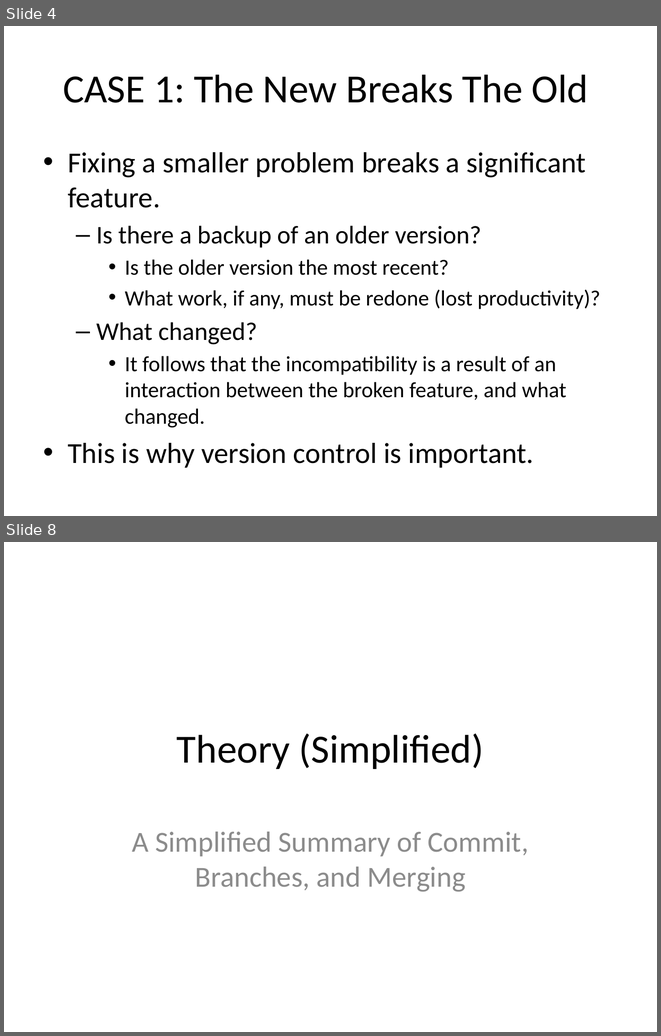
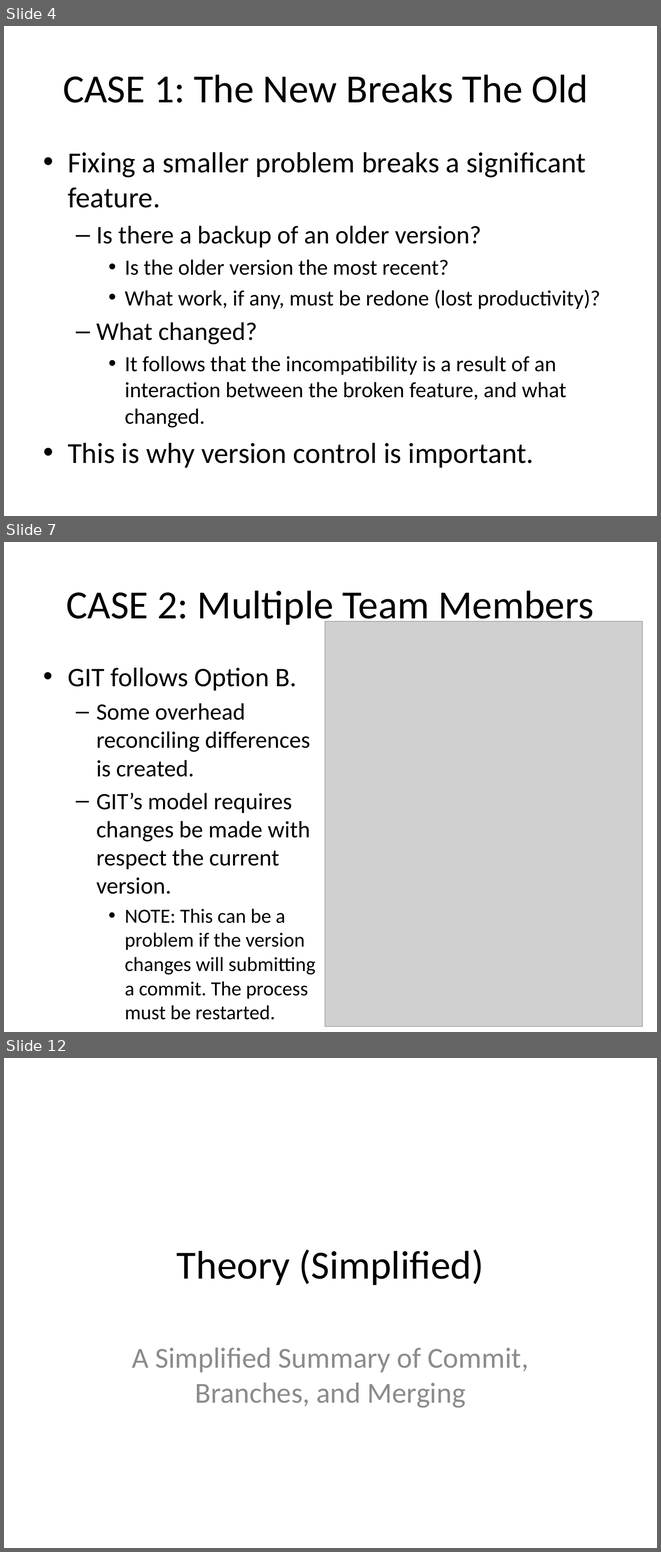
Before and after one commit to c3h899/GIT_Presentatation, a slide deck: Version Control & GIT.pptx. Shown one above the other, each under a label of ours: slides 4 and 8 before the commit, slides 4, 7 and 12 after it; the slides between them are not shown. The pictures are 661x1036 and 661x1552 pixels, drawn with LibreOffice and Linux fonts; fonts in the diff are those of the drawing; grey boxes stand for pictures. Boxes give left, top, right and bottom in pixels: in the first picture for what was removed or moved away, otherwise in the second. Text is boxed around its words. In the diff, an @@ line names an element or a change of style, - is before the commit and + after.

```diff
--- a/Version Control & GIT.pptx
+++ b/Version Control & GIT.pptx
@@ slide 7 added at <box>4,542,657,1032</box>, background #FFFFFF @@
@@ title added at <box>67,590,594,627</box>, 44 pt, text #000000 @@
+CASE 2: Multiple Team Members
@@ picture added at <box>325,622,643,1026</box> @@
@@ text added at <box>68,668,316,1020</box>, 25.9 pt, text #000000 @@
+• GIT follows Option B.
+  – Some overhead reconciling differences is created.
+  – GIT’s model requires changes be made with respect the current version.
+    • NOTE: This can be a problem if the version changes will submitting a commit. The process must be restarted.
@@ what was slide 8 is now slide 12 @@
```
Also in this commit, not shown: 3 slides changed, 5 other slides added.
